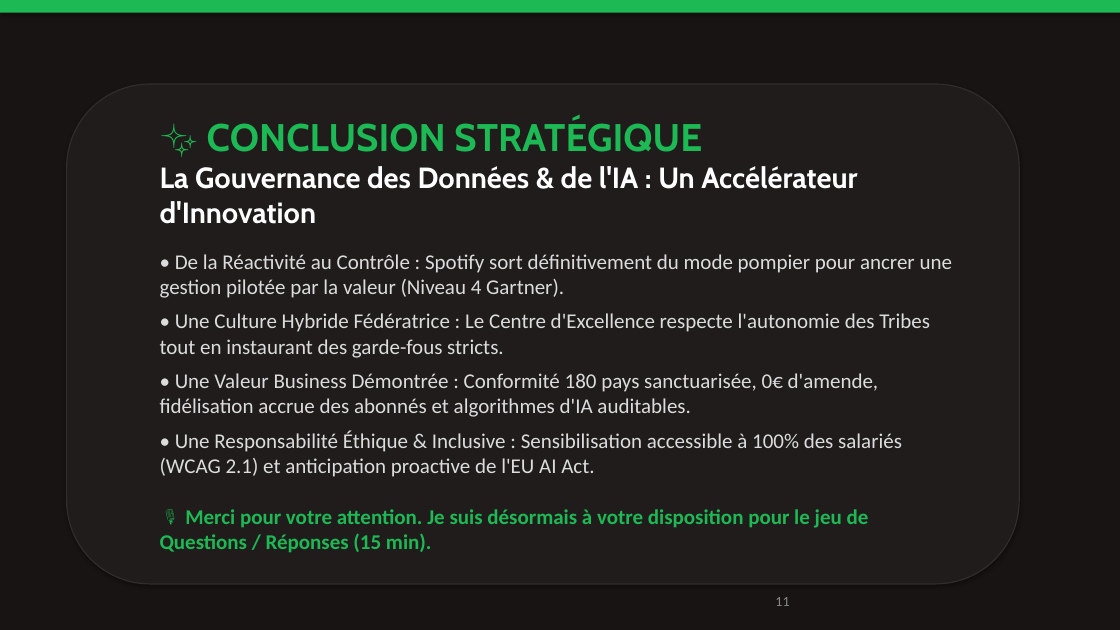
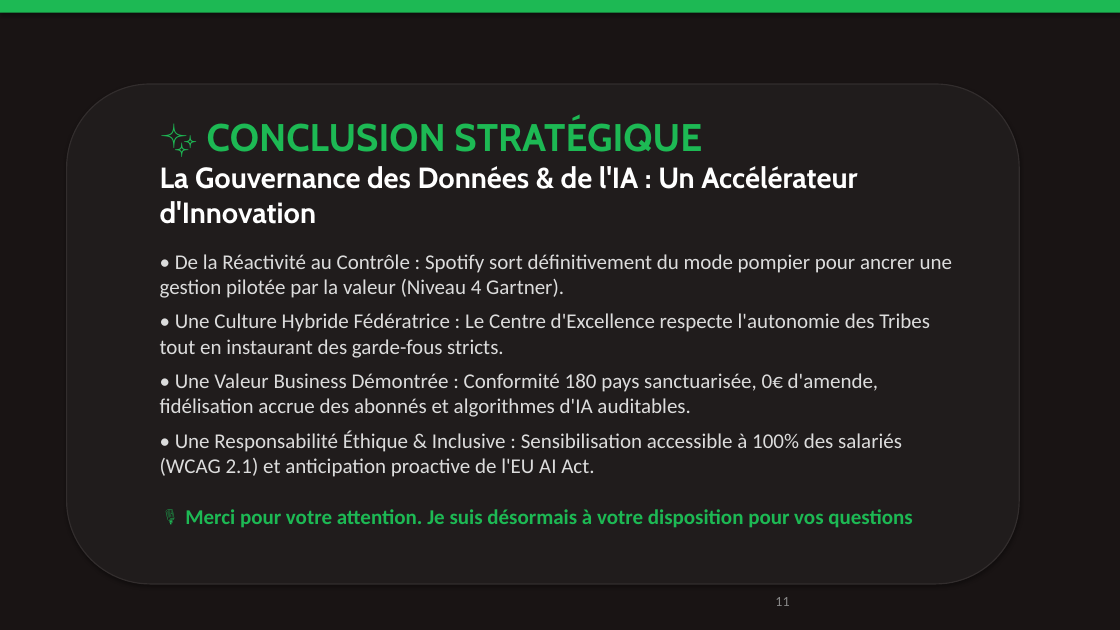
Before and after one commit to Elkristobal59/CERTIFICATION_AIA, a slide deck: slide 11 of 01_BLOC_1_GOUVERNANCE_SPOTIFY/LIVRABLES/04_Presentation_Executive_Gouvernance_Spotify.pptx. Drawn at 1120x630 pixels with LibreOffice and Linux fonts; fonts in the diff are those of the drawing. Boxes give left, top, right and bottom in pixels: in the first picture for what was removed or moved away, otherwise in the second. Text is boxed around its words. In the diff, an @@ line names an element or a change of style, - is before the commit and + after.

```diff
--- a/01_BLOC_1_GOUVERNANCE_SPOTIFY/LIVRABLES/04_Presentation_Executive_Gouvernance_Spotify.pptx
+++ b/01_BLOC_1_GOUVERNANCE_SPOTIFY/LIVRABLES/04_Presentation_Executive_Gouvernance_Spotify.pptx
@@ text at [185, 509, 912, 528]: text changed @@
-🎙️ Merci pour votre attention. Je suis désormais à votre disposition pour le jeu de Questions / Réponses (15 min).
+🎙️ Merci pour votre attention. Je suis désormais à votre disposition pour vos questions
```
Also in this commit, not shown: 2 other slides changed, 3 slides removed.
